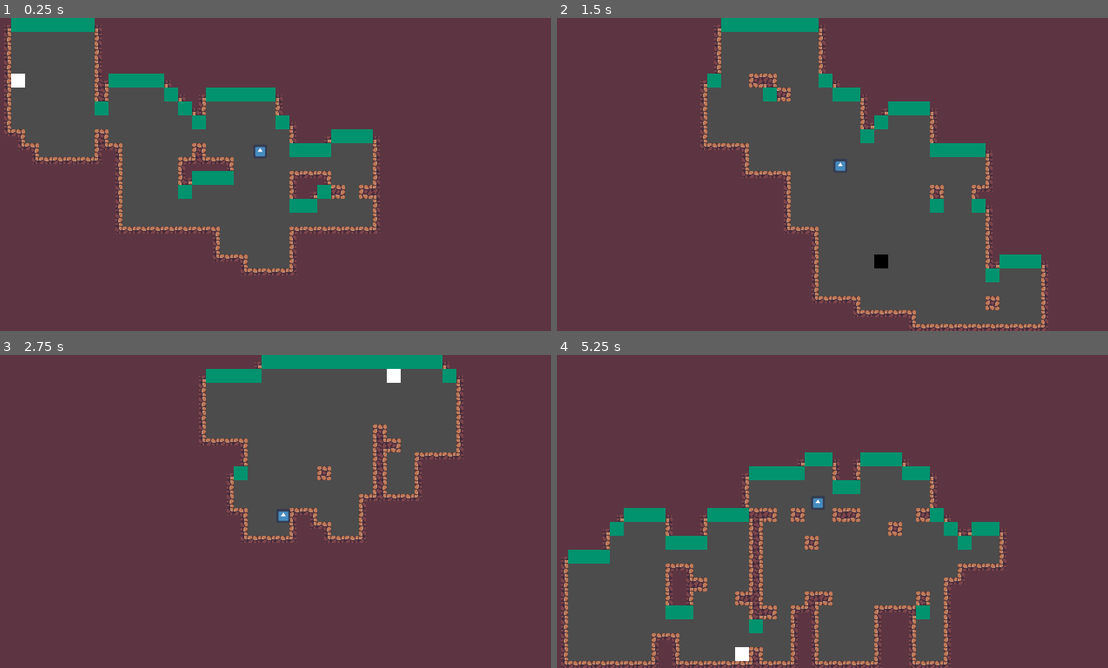
Above: before the commit, frames 1-4 (two rows, left to right).
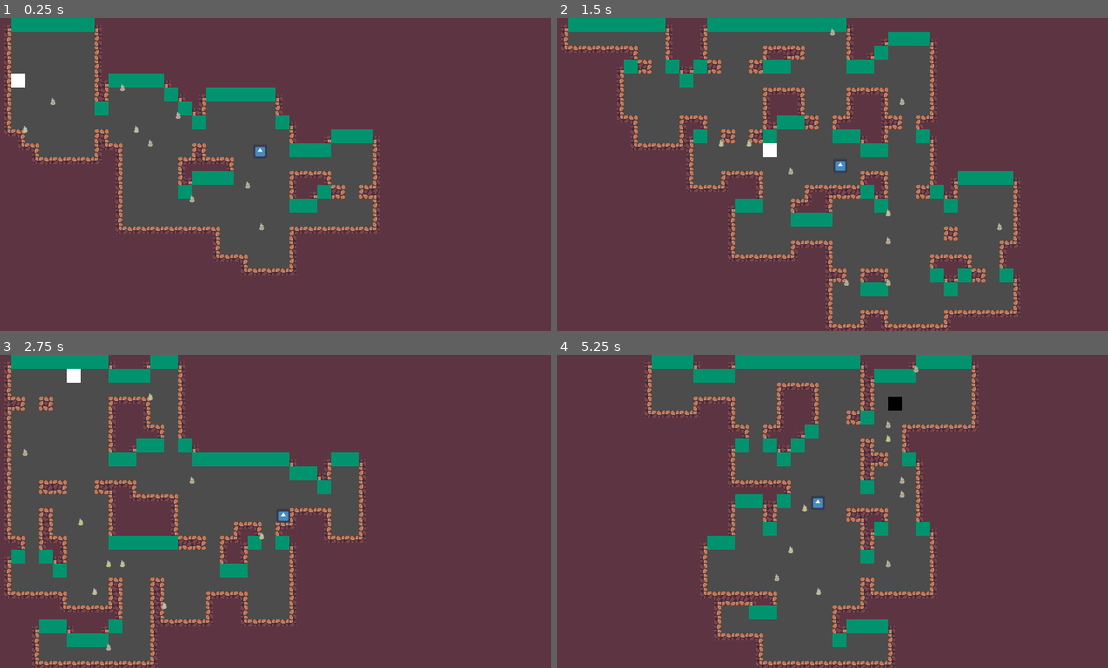
Above: after the commit, the same moments.

Repository: ReillyWebster/game-jam-game
Game: Godot game, scene res://scenes/world/World.tscn
Two runs of this game, one before a commit and one after it. Both use one fixed random seed, a clock stepped at 60 frames per second and the inputs below. The engine's default icon, where the game draws it, is replaced by a stand-in: a white triangle on a blue panel in a dark square.
Inputs:
- Up to frame 1 (0.25 s): no input
- Up to frame 2 (1.5 s): tap Enter (ui_accept) at 0.5, 0.77 s; hold Right (ui_right) 0.53-1.28 s; hold Down (ui_down) from 1.28 s (still down)
- Up to frame 3 (2.75 s): tap Enter (ui_accept) at 1.52 s; release Down (ui_down) at 2.03 s; hold Right (ui_right) from 2.03 s (still down)
- Up to frame 4 (5.25 s): tap Enter (ui_accept) at 2.75, 3.02, 3.77, 4.25, 4.52, 5 s; release Right (ui_right) at 2.78 s; hold Up (ui_up) 2.78-3.53 s; hold Left (ui_left) 3.53-5.03 s; hold Down (ui_down) from 5.03 s (still down)

The runs differ from the first frame. In frame 1, 0.1% of the frame differs, in the area x 4-48%, y 21-68%; in frame 2, 17%; in frame 3, 14%; in frame 4, 18%, in the area x 0-82%, y 0-100%.

Commit message:
Random vein generation
Code could be nicer, but it works.

Diff:
--- a/MinerInconvenience/scenes/world/World.gd
+++ b/MinerInconvenience/scenes/world/World.gd
@@ -2,8 +2,10 @@
 
 const Player = preload("res://scenes/player/Player.tscn")
 const ExitPoint = preload("res://scenes/exit/Exit.tscn")
+const OreVein = preload("res://scenes/oreVein/OreVein.tscn")
 
 var borders = Rect2(1, 1, 38, 21)
+var number_of_random_veins = 10
 
 onready var tileMap = $TileMap
 
@@ -40,6 +42,21 @@
 			tileMap.set_cellv(map_position, 1)
 			pass
 
+	var new_veins = map.duplicate()
+	new_veins.pop_front()
+	new_veins.pop_back()
+
+	for deploy_vein in number_of_random_veins:
+		var map_position = randi() % new_veins.size()
+		var vein_position = new_veins[map_position] * 32
+		while vein_position == player.position or vein_position == exit.position:
+			map_position = randi() % new_veins.size()
+			vein_position = new_veins[map_position] * 32
+		var new_vein = OreVein.instance()
+		add_child(new_vein)
+		new_vein.position = vein_position
+
+
 func _input(event):
 	if event.is_action_pressed("ui_accept"):
 		get_tree().reload_current_scene()
